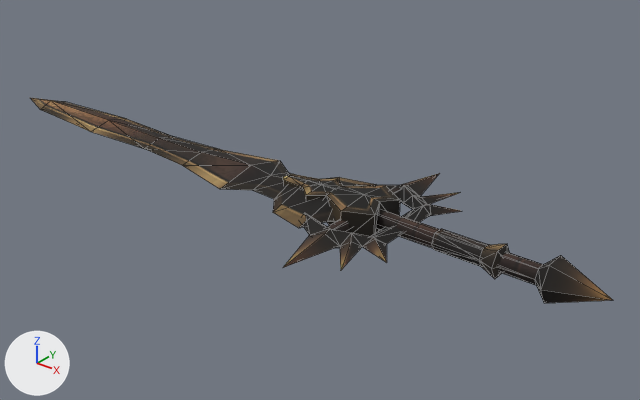
One commit to the FBX model Assets/3rd Party/Sword04 pack/FBX Fixed/20_sword.FBX: the scene before it, then after it.
Both versions are drawn from a 50 mm camera at (1.025, -1.083, 0.669) aimed at (0.109, 0.061, -0.041). The lights are fixed; the arrows at lower left show +X, +Y and +Z. Mesh edges are drawn as thin lines. Where no turn or scale is listed for an object, it has been applied to the vertices.

The first picture shows '20_sword'.
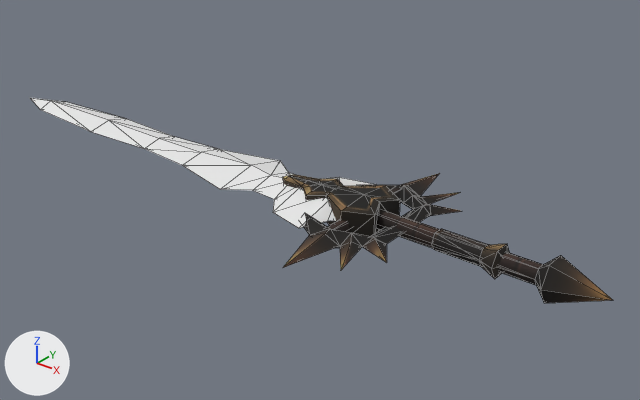
What differs and where, as boxes [x1, y1, x2, y2] in the pictures (640 x 400 px):
```json
{"part": 1, "of": "me_untitled_006", "change": "recoloured", "before": [31, 98, 376, 228], "after": [31, 98, 376, 228]}
```

Edits to the scene script, one JSON object a line:
```json
{"op": "add", "block": "mat_blade", "code": ["mat_blade = principled_material('Blade')", "mat_blade.base_color = (0.8, 0.8, 0.8)  # white #e7e7e7", "mat_blade.roughness = 0.69"]}
{"block": "me_untitled_006", "where": "me_untitled_006.from_pydata(...)  # 196 vertices, 352 faces; spans x -0.684..0.684, y -0.221..0.221, z -0.035..0.035"}
{"block": "me_untitled_006", "where": "# used by ob_20_sword; location = (0.0, 0.0, 0.0)"}
{"block": "me_untitled_006", "change": "me_untitled_006 part 1: 76 of the faces centred in x -0.628..0.225, y -0.066..0.066, z -0.017..0.017 switch from mat_02___default_003 (picture img_atlas_17_25_png) to mat_blade (white #e7e7e7)"}
```
